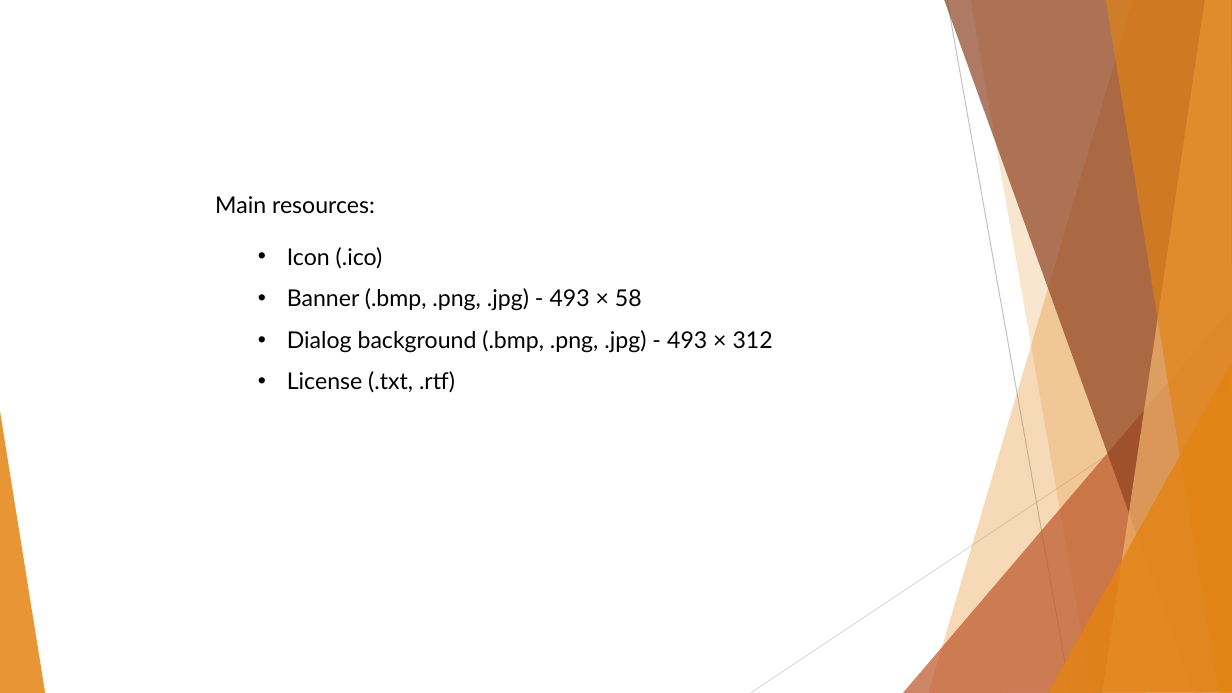
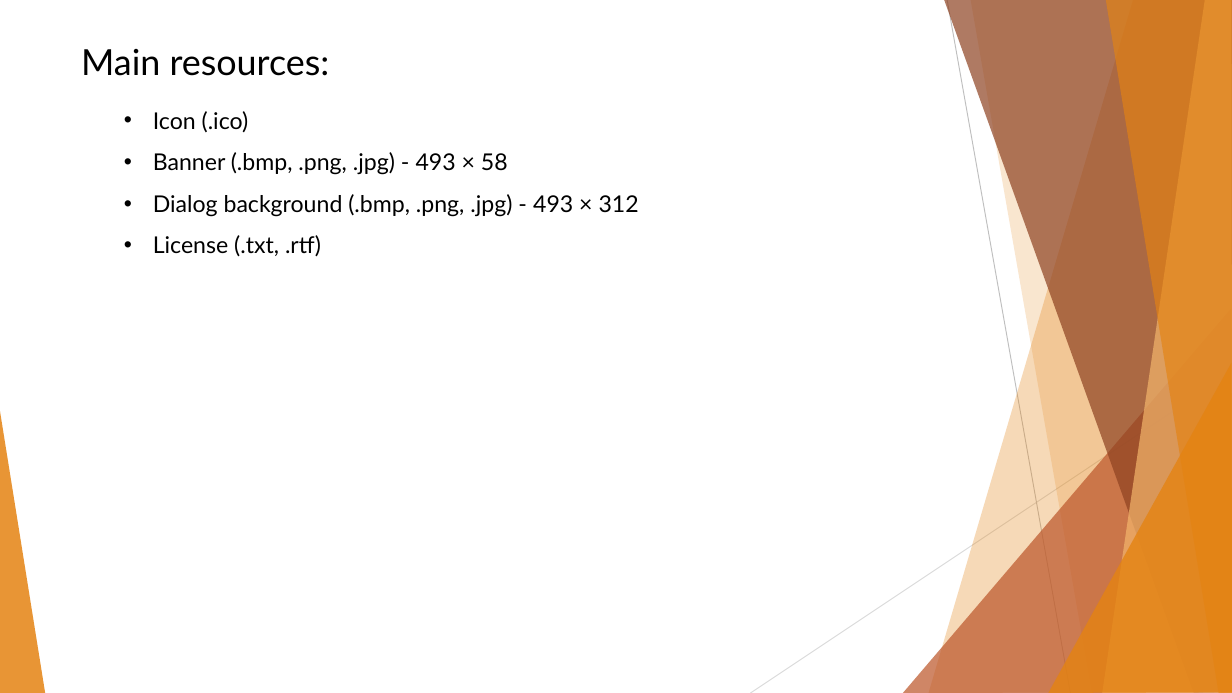
Before and after one commit to BinaryStudioAcademy/WixGettingStartedCourse, a slide deck: slide 13 of Part 1/WiX Part 1.pptx (slide 10 before the commit). Drawn at 1232x693 pixels with LibreOffice and Linux fonts; fonts in the diff are those of the drawing. Boxes give left, top, right and bottom in pixels: in the first picture for what was removed or moved away, otherwise in the second. Text is boxed around its words. In the diff, an @@ line names an element or a change of style, - is before the commit and + after.

```diff
--- a/Part 1/WiX Part 1.pptx
+++ b/Part 1/WiX Part 1.pptx
@@ text "Main resources:": place and size @@
-text "Main resources:" at [215,196,375,214]
+text "Main resources:" at [81,49,330,76]
@@ text "Main resources:" at [81,49,330,76]: size 18 to 28 pt @@
@@ text "Icon (.ico)": place and size @@
-text "Icon (.ico)" at [287,247,773,393]
+text "Icon (.ico)" at [153,111,639,257]
```
Also in this commit, not shown: 3 other slides changed, 3 slides added, 5 other files.
